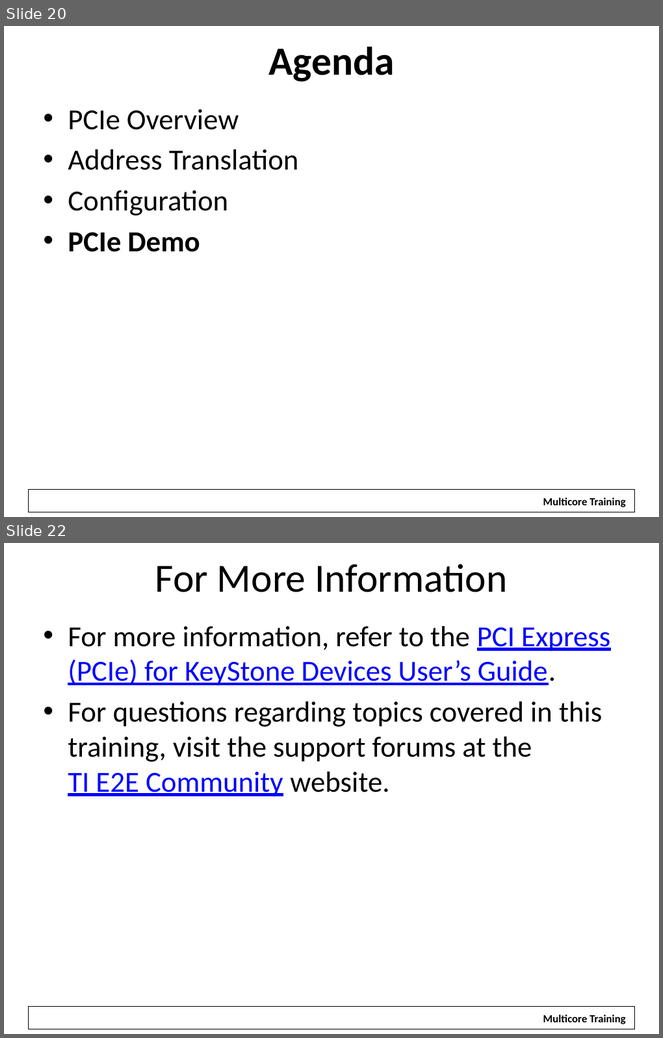
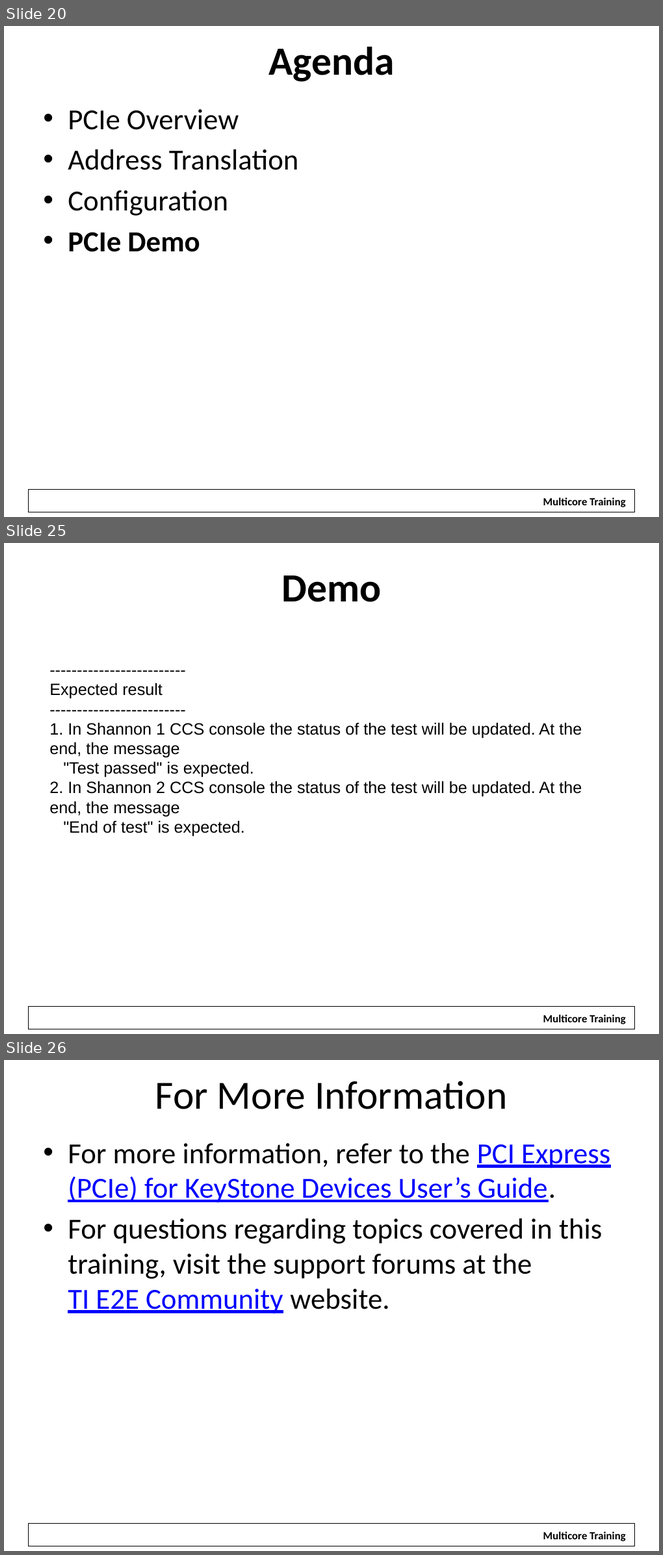
Before and after one commit to hari1989/keystone-workshop, a slide deck: slides/KeyStone PCI Express.pptx. Shown one above the other, each under a label of ours: slides 20 and 22 before the commit, slides 20, 25 and 26 after it; the slides between them are not shown. The pictures are 663x1038 and 663x1555 pixels, drawn with LibreOffice and Linux fonts; fonts in the diff are those of the drawing; background and template pictures are left out. Boxes give left, top, right and bottom in pixels: in the first picture for what was removed or moved away, otherwise in the second. Text is boxed around its words. In the diff, an @@ line names an element or a change of style, - is before the commit and + after.

```diff
--- a/slides/KeyStone PCI Express.pptx
+++ b/slides/KeyStone PCI Express.pptx
@@ slide 25 added at (x1=4, y1=543, x2=659, y2=1034), background #FFFFFF; not listed: 2 template elements that a slide beside it also shows @@
@@ title added at (x1=282, y1=575, x2=381, y2=602), 44 pt, text #000000, bold @@
+Demo
@@ text added at (x1=50, y1=683, x2=582, y2=837), 18 pt, text #000000 @@
+-------------------------
+Expected result
+-------------------------
+1. In Shannon 1 CCS console the status of the test will be updated. At the end, the message
+"Test passed" is expected.
+2. In Shannon 2 CCS console the status of the test will be updated. At the end, the message
+"End of test" is expected.
@@ what was slide 22 is now slide 26 @@
```
Also in this commit, not shown: 1 slide changed, 3 other slides added.
